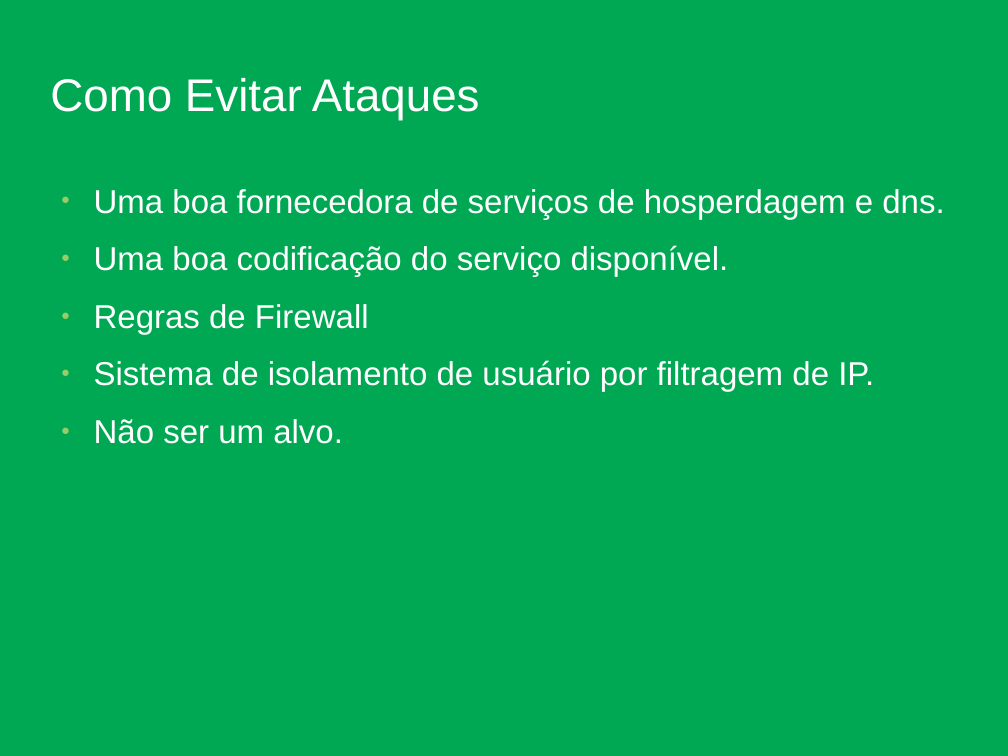
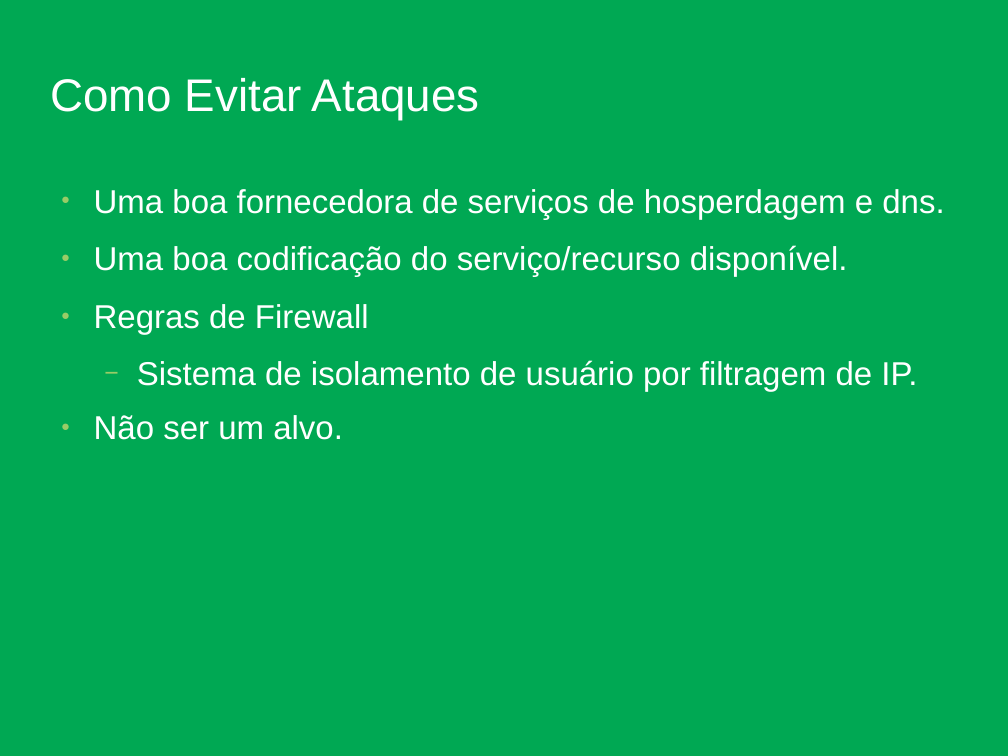
Before and after one commit to rafaelgov95/bitruncado, a slide deck: slide 11 of Apresentação/Lista-I/Sem título 1.odp (slide 10 before the commit). Drawn at 1008x756 pixels with LibreOffice and Linux fonts; fonts in the diff are those of the drawing; background and template pictures are left out. Boxes give left, top, right and bottom in pixels: in the first picture for what was removed or moved away, otherwise in the second. Text is boxed around its words. In the diff, an @@ line names an element or a change of style, - is before the commit and + after.

```diff
--- a/Apresentação/Lista-I/Sem título 1.odp
+++ b/Apresentação/Lista-I/Sem título 1.odp
@@ text at bbox=[94, 245, 848, 277]: text changed @@
-● Uma boa codificação do serviço disponível.
+● Uma boa codificação do serviço/recurso disponível.
@@ text at bbox=[137, 360, 917, 392]: bullet ● to −; list level 1 to 2 in "Sistema de isolamento de usuário ..." @@
```
Also in this commit, not shown: 2 other slides changed, 3 slides added, 2 slides removed, 2 other files.
